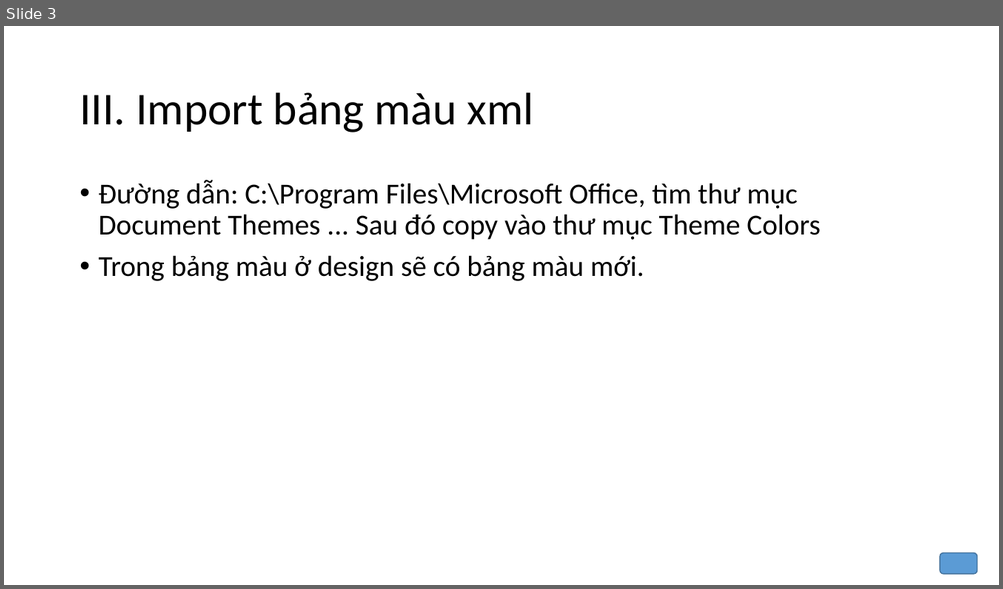
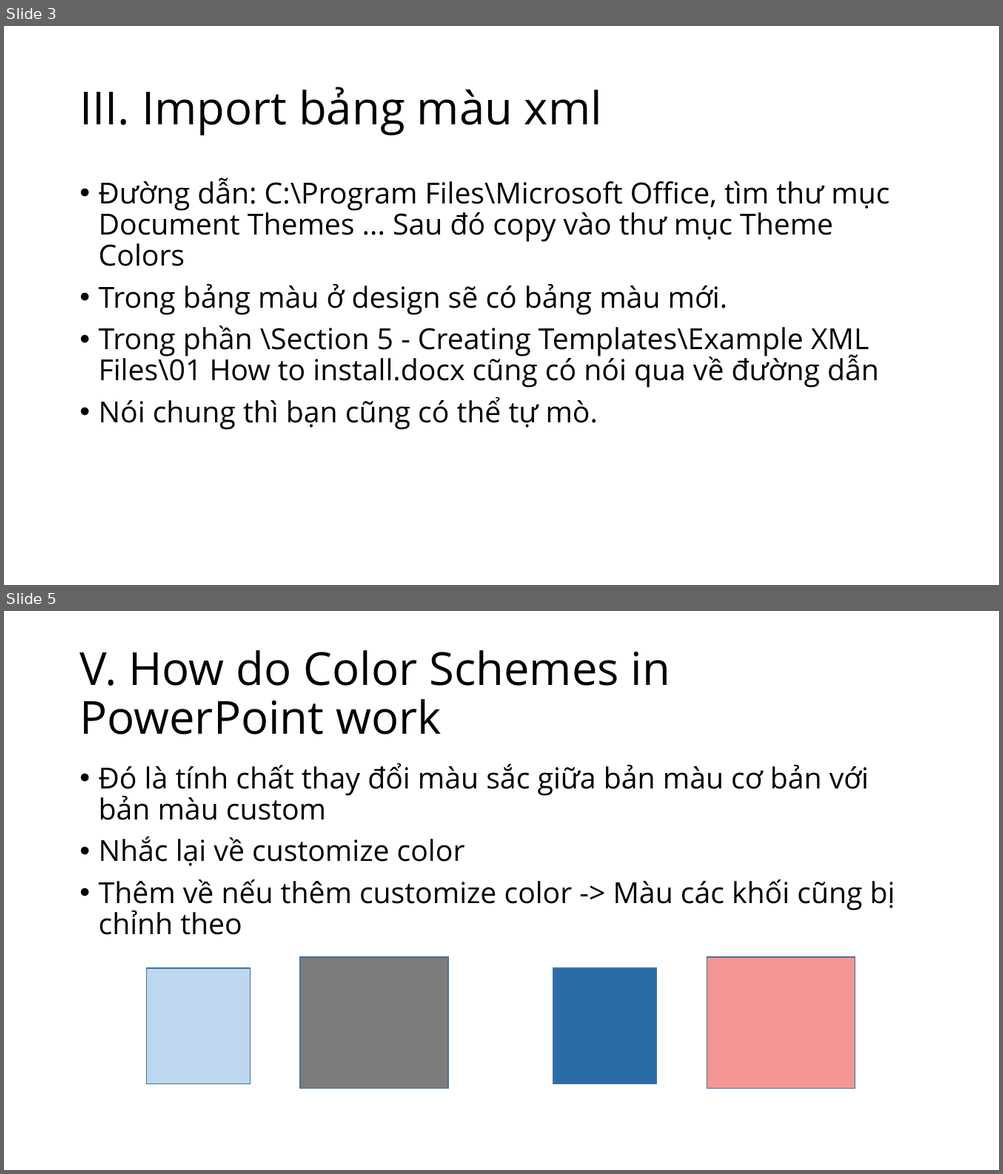
Before and after one commit to tranthanhbinh2603/PPTmasterclassV6_Powerpoint_from_A_to_Z, a slide deck: Section 5 - Creating Templates/Learning.pptx. Shown one above the other, each under a label of ours: slide 3 before the commit, slides 3 and 5 after it; the slides between them are not shown. The pictures are 1003x589 and 1003x1174 pixels, drawn with LibreOffice and Linux fonts; fonts in the diff are those of the drawing. Boxes give left, top, right and bottom in pixels: in the first picture for what was removed or moved away, otherwise in the second. Text is boxed around its words. In the diff, an @@ line names an element or a change of style, - is before the commit and + after.

```diff
--- a/Section 5 - Creating Templates/Learning.pptx
+++ b/Section 5 - Creating Templates/Learning.pptx
@@ slide 5 added at [4, 611, 999, 1170], background #FFFFFF @@
@@ title added at [79, 650, 670, 735], 44 pt, text #000000 @@
+V. How do Color Schemes in PowerPoint work
@@ text added at [99, 763, 895, 935], 28 pt, text #000000 @@
+• Đó là tính chất thay đổi màu sắc giữa bản màu cơ bản với bản màu custom
+• Nhắc lại về customize color
+• Thêm về nếu thêm customize color -> Màu các khối cũng bị chỉnh theo
@@ rectangle added at [300, 957, 449, 1088], fill #7C7C7C, outline #43739E 1 pt @@
@@ rectangle added at [707, 957, 855, 1088], fill #F49696, outline #43739E 1 pt @@
@@ rectangle added at [147, 968, 250, 1084], fill #BDD7EE, outline #43739E 1 pt @@
@@ rectangle added at [553, 968, 657, 1084], fill #2B6CA7, outline #43739E 1 pt @@
@@ slide 3 changed as well @@
@@ title "III. Import bảng màu xml" at [79, 87, 602, 136]: font Calibri to Open Sans @@
@@ text at [99, 178, 889, 315]: font Calibri to Open Sans in "Đường dẫn: C:\Program Files\Microsoft Office, tìm thư ...", "Trong bảng màu ở design sẽ có ..." @@
@@ text at [99, 326, 879, 430]: paragraphs added @@
+• Trong phần \Section 5 - Creating Templates\Example XML Files\01 How to install.docx cũng có nói qua về đường dẫn
+• Nói chung thì bạn cũng có thể tự mò.
@@ rounded rectangle removed at [939, 554, 977, 574] @@
```
Also in this commit, not shown: 2 other slides changed, 6 other slides added, 2 other files.
